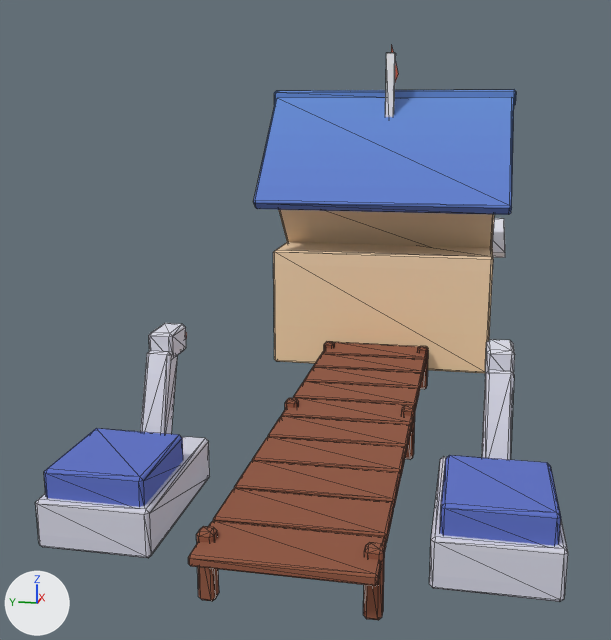
Renders of the glTF model public/assets/toycar/set-boathouse.glb from each side of a commit.
The view is the same before and after, from a 50 mm lens placed at (-5.43, -0.54, 1.51), pointed at (-1.19, 0.31, 0.45). Arrows for +X, +Y and +Z are at lower left; the lights stay in place. The first picture is the older version. Mesh edges are drawn as thin lines. Where no turn or scale is listed for an object, it has been applied to the vertices. Vertices at exactly the same position are counted once.

Names of what the first picture shows: 'drape_boathouse'.
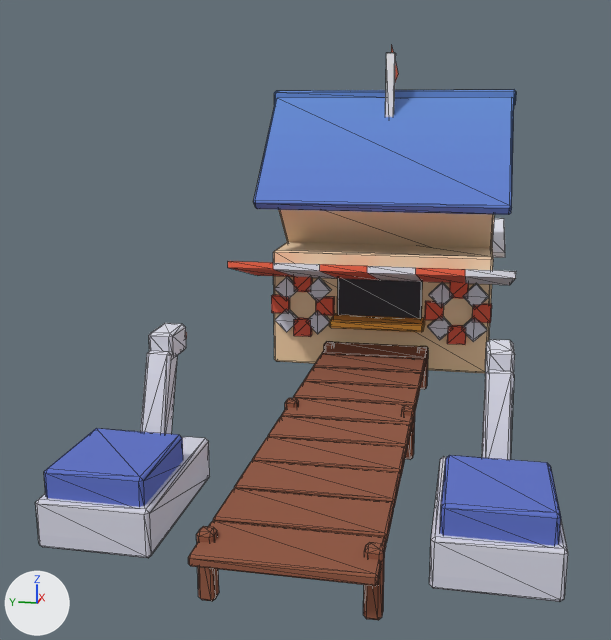
Boxes [x1, y1, x2, y2] around the edits, measured in the pictures (611 x 640 px):
part 1 of me_drape_boathouse, added
    after: [228, 261, 516, 285]
part 2 of me_drape_boathouse, added
    after: [316, 297, 334, 316]
part 3 of me_drape_boathouse, added
    after: [293, 276, 312, 292]
part 4 of me_drape_boathouse, added
    after: [271, 294, 290, 314]
part 5 of me_drape_boathouse, added
    after: [294, 318, 312, 337]
part 6 of me_drape_boathouse, added
    after: [472, 303, 492, 323]
part 7 of me_drape_boathouse, added
    after: [449, 282, 468, 299]
part 8 of me_drape_boathouse, added
    after: [425, 301, 443, 321]
part 9 of me_drape_boathouse, added
    after: [447, 325, 466, 345]
part 10 of me_drape_boathouse, added
    after: [338, 278, 422, 318]
part 11 of me_drape_boathouse, added (brown)
    after: [329, 314, 425, 332]
part 12 of me_drape_boathouse, added
    after: [275, 277, 489, 342]

The change in detail:
me_drape_boathouse is used by ob_drape_boathouse; location (0.0, 0.0, 0.35).
me_drape_boathouse had 831 vertices, 1537 faces and spanned x -3.14..1.12, y -0.85..0.85, z -0.41..1.55.
me_drape_boathouse now has 1035 vertices, 1889 faces and spans x -3.14..1.12, y -0.85..0.85, z -0.41..1.55.
me_drape_boathouse part 1: the loose piece of 28 vertices spanning x 0.48..1.12, y -0.75..0.75, z 0.19..0.38 is copied, and the copy is turned 28.6 degrees about the y axis through its middle, then moved by (-1.6, 0.0, 0.0); it spans x -1.12..-0.48, y -0.75..0.75, z 0.19..0.38.
me_drape_boathouse part 2: a new loose piece, a box spanning x -0.537..-0.492, y 0.272..0.377, z -0.027..0.078, in mat_colormap (picture img_colormap_png).
me_drape_boathouse part 3: a new loose piece, a box spanning x -0.537..-0.492, y 0.41..0.515, z 0.11..0.215, in mat_colormap (picture img_colormap_png).
me_drape_boathouse part 4: a new loose piece, a box spanning x -0.537..-0.492, y 0.548..0.653, z -0.027..0.078, in mat_colormap (picture img_colormap_png).
me_drape_boathouse part 5: a new loose piece, a box spanning x -0.537..-0.492, y 0.41..0.515, z -0.165..-0.06, in mat_colormap (picture img_colormap_png).
me_drape_boathouse part 6: a new loose piece, a box spanning x -0.537..-0.492, y -0.653..-0.548, z -0.027..0.078, in mat_colormap (picture img_colormap_png).
me_drape_boathouse part 7: a new loose piece, a box spanning x -0.537..-0.492, y -0.515..-0.41, z 0.11..0.215, in mat_colormap (picture img_colormap_png).
me_drape_boathouse part 8: a new loose piece, a box spanning x -0.537..-0.492, y -0.377..-0.272, z -0.027..0.078, in mat_colormap (picture img_colormap_png).
me_drape_boathouse part 9: a new loose piece, a box spanning x -0.537..-0.492, y -0.515..-0.41, z -0.165..-0.06, in mat_colormap (picture img_colormap_png).
me_drape_boathouse part 10: the loose piece of 24 vertices spanning x -0.5..0.5, y -0.65..0.65, z -0.35..0.35 is copied, and the copy is scaled about its middle by (0.0187, 0.384, 0.356), then moved by (-0.5, 0.0, 0.09); it spans x -0.52..-0.49, y -0.25..0.25, z -0.04..0.21.
me_drape_boathouse part 11: the loose piece of 24 vertices spanning x -0.77..-0.52, y -0.3..0.3, z -0.23..-0.19 is copied, and the copy is scaled about its middle by (0.676, 0.911, 1.25), then moved by (0.07, 0.0, 0.16); it spans x -0.66..-0.49, y -0.28..0.28, z -0.07..-0.02.
Part 12, on me_drape_boathouse:
32 vertices are added at x -0.54, y -0.63..0.63, z -0.15..0.2.
32 new vertices lie (0.05, 0.0, 0.0) away from vertices in x -0.54, y -0.63..0.63, z -0.15..0.2.
96 new faces join them.
